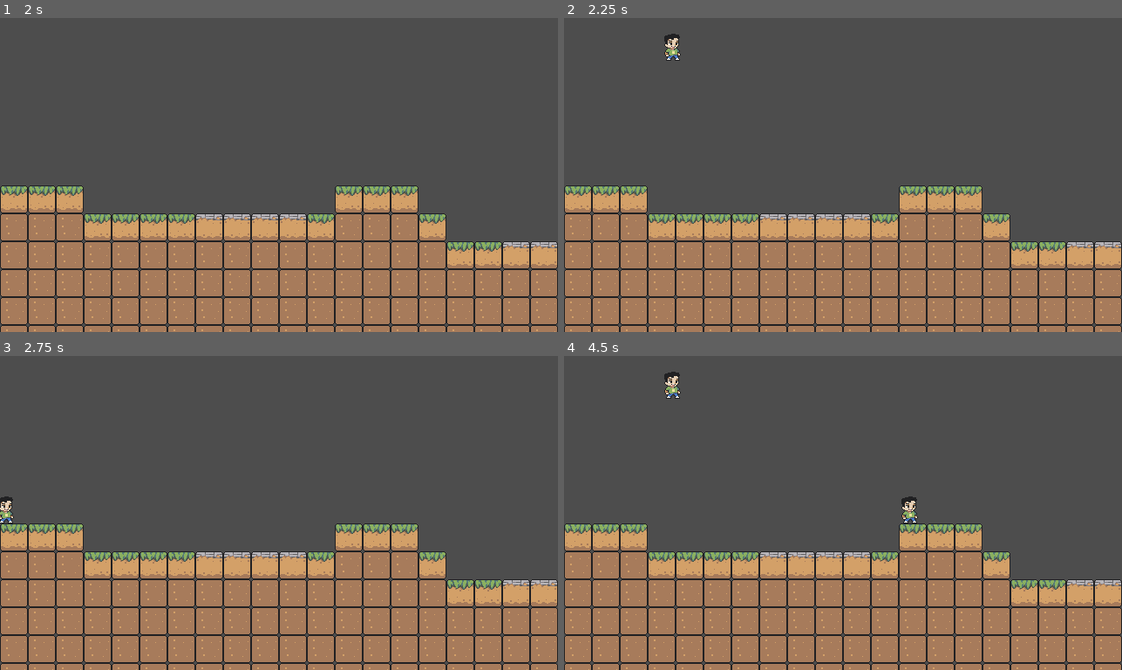
Above: before the commit, frames 1-4 (two rows, left to right).
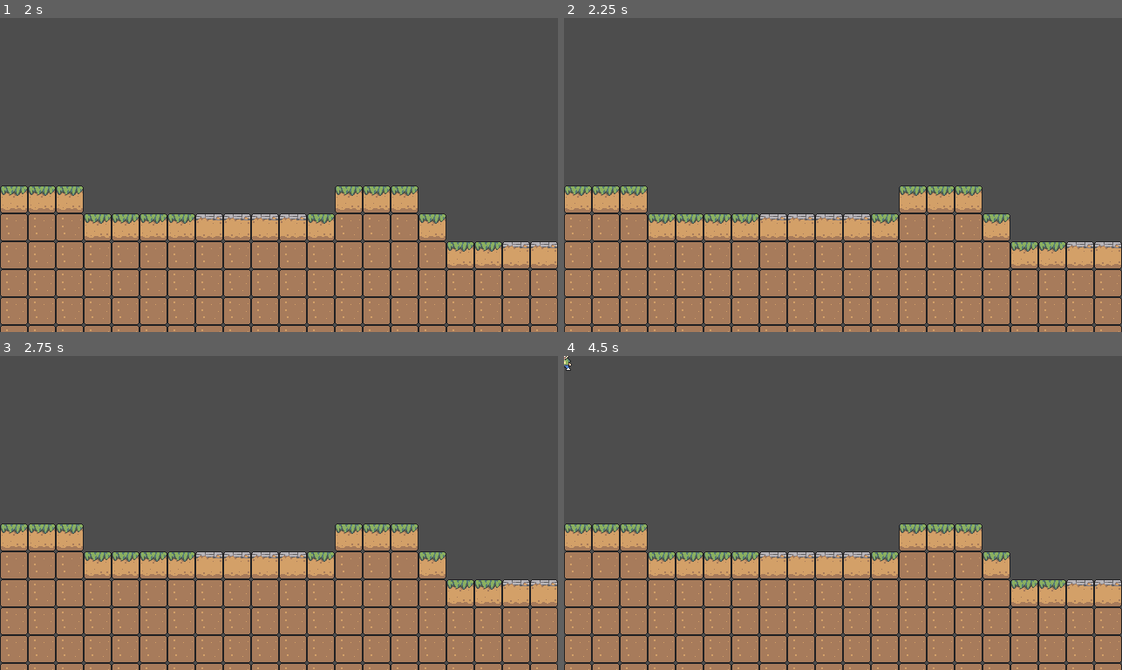
Above: after the commit, the same moments.

Repository: franopx/pc-survs
Game: Godot game, scene res://levels/level_1/level_1.tscn
Same seed, same stepped clock (60 frames per second), same inputs: the game is played once before the commit and once after it.
Inputs:
- Up to frame 1 (2 s): tap Enter (ui_accept) at 0.5, 0.77, 1.25, 1.52 s; hold Right (ui_right) from 0.53 s (still down); tap J at 0.6, 1.35 s
- Up to frame 2 (2.25 s): tap Enter (ui_accept) at 2 s; release Right (ui_right) at 2.03 s; hold Left (ui_left) from 2.03 s (still down); tap H at 2.1 s
- Up to frame 3 (2.75 s): keep holding Left (ui_left); tap J at 2.3 s
- Up to frame 4 (4.5 s): release Left (ui_left) at 2.78 s; hold Right (ui_right) 2.78-4.28 s; tap J at 2.85, 3.6 s; tap Enter (ui_accept) at 3.02, 3.77 s; hold Left (ui_left) from 4.28 s (still down); tap H at 4.35 s

Frame 1 is identical in both runs. In frame 2, 0.2% of the frame differs, in the area x 17-21%, y 5-14%; in frame 3, 0.2%; in frame 4, 0.5%, in the area x 0-64%, y 0-54%.

Commit message:
fix multiplayer sync issues

Diff:
--- a/debug/connection.gd
+++ b/debug/connection.gd
@@ -2,8 +2,11 @@
 
 const PORT = 6000
 
+
 var peer = ENetMultiplayerPeer.new()
 @export var player_scene: PackedScene
+
+var ip_address = "172.16.16.160"
 
 func _unhandled_input(event):
 	if(event is InputEventKey):
@@ -22,8 +25,8 @@
 	var player = player_scene.instantiate()
 	player.name = str(id)
 	call_deferred("add_child", player)
-	player.position = Vector2(160, 32)
+
 
 func join_server():
-	peer.create_client("localhost", PORT)
+	peer.create_client(ip_address, PORT)
 	multiplayer.multiplayer_peer = peer
--- a/entities/player/player.gd
+++ b/entities/player/player.gd
@@ -6,7 +6,10 @@
 const JUMP_CUTOFF = 0.9
 
 var gravity = ProjectSettings.get_setting("physics/2d/default_gravity")
-var jump_pressed: bool = true
+var jump_pressed: bool = false
+
+func _enter_tree():
+	set_multiplayer_authority(name.to_int())
 
 func _physics_process(delta):
 	# Add the gravity.
@@ -14,6 +17,7 @@
 		velocity.y += gravity * delta
 
 	# Handle jump pression detection for smaller jumps.
+
 	if (Input.is_action_pressed("ui_accept")):
 		jump_pressed = true
 	else:
@@ -28,7 +32,10 @@
 
 	# Get the input direction and handle the movement/deceleration.
 	# As good practice, you should replace UI actions with custom gameplay actions.
-	var direction = Input.get_axis("ui_left", "ui_right")
+	var direction = 0
+	if(is_multiplayer_authority()):
+		direction = Input.get_axis("ui_left", "ui_right")
+
 	if direction:
 		velocity.x = direction * SPEED
 	else:
--- a/entities/player/player.tscn
+++ b/entities/player/player.tscn
@@ -23,3 +23,4 @@
 
 [node name="MultiplayerSynchronizer" type="MultiplayerSynchronizer" parent="."]
 replication_config = SubResource("SceneReplicationConfig_4a1n2")
+visibility_update_mode = 1
--- a/levels/level_1/level_1.tscn
+++ b/levels/level_1/level_1.tscn
@@ -11,7 +11,8 @@
 [node name="TileMap" type="TileMap" parent="."]
 tile_set = ExtResource("1_k5j4s")
 format = 2
-layer_0/tile_data = PackedInt32Array(458756, 65536, 0, 45875 …(1127 unchanged characters)… 5533, 131072, 0, -65534, 131072, 0, -65535, 131072, 0, -65536, 131072, 0, -1, 131072, 0, -2, 131072, 0, 65535, 131072, 0, -65516, 131072, 0, 20, 131072, 0, 65556, 131 …(1486 unchanged characters)…
+layer_0/tile_data = PackedInt32Array(458756, 65536, 0, 45875 …(1127 unchanged characters)… 5533, 131072, 0, -65534, 131072, 0, -65516, 131072, 0, 20, 131072, 0, 65556, 131 …(1486 unchanged characters)…
 
 [node name="MultiplayerSpawner" type="MultiplayerSpawner" parent="."]
+_spawnable_scenes = PackedStringArray("res://entities/player/player.tscn")
 spawn_path = NodePath("..")
